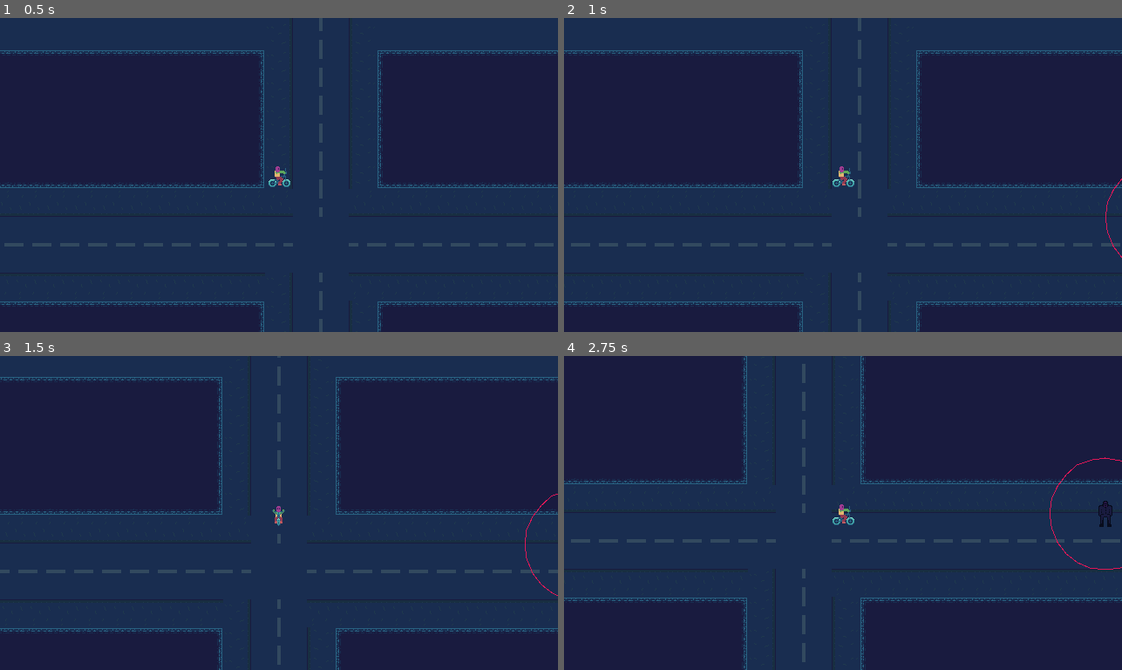
Above: before the commit, frames 1-4 (two rows, left to right).
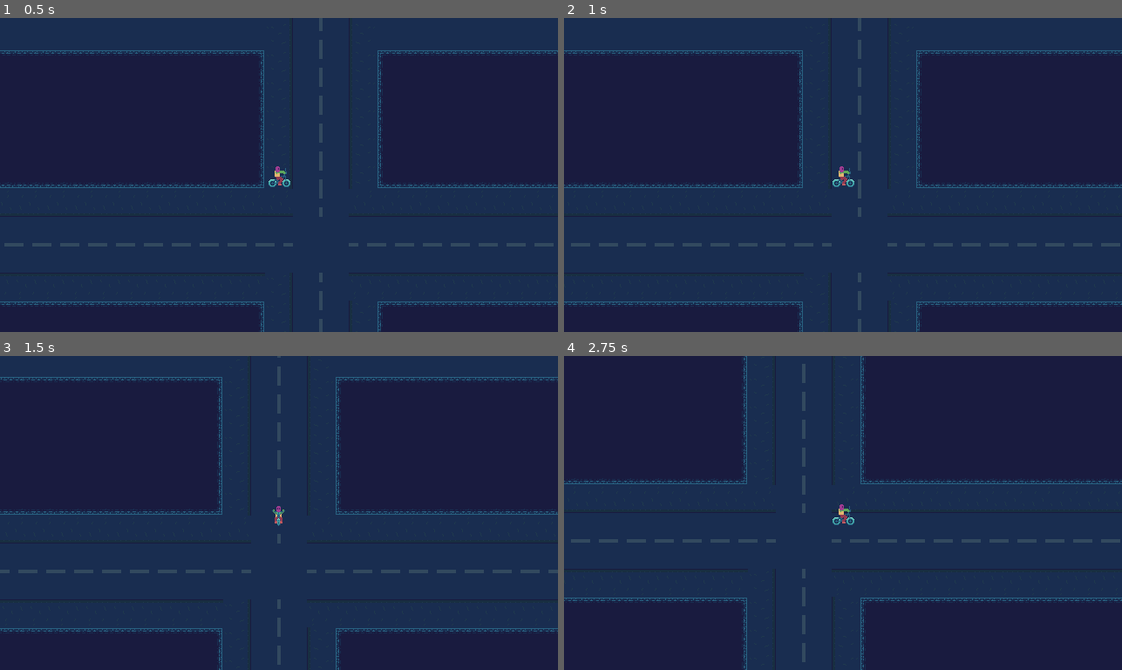
Above: after the commit, the same moments.

Repository: hawkstein/ludum-dare-59-signal
Game: Godot game, scene res://main.tscn
Same seed, same stepped clock (60 frames per second), same inputs: the game is played once before the commit and once after it.
Inputs:
- Up to frame 1 (0.5 s): no input
- Up to frame 2 (1 s): tap Enter at 0.5 s; hold Right (right) from 0.53 s (still down); tap Space (lock_line) at 0.6 s
- Up to frame 3 (1.5 s): release Right (right) at 1.28 s; hold Down (down) from 1.28 s (still down); tap Space (lock_line) at 1.35 s
- Up to frame 4 (2.75 s): release Down (down) at 2.03 s; hold Right (right) from 2.03 s (still down); tap Space (lock_line) at 2.1 s

Frame 1 is identical in both runs. In frame 2, less than 0.1% of the frame differs, in the area x 97-100%, y 51-77%; in frame 3, less than 0.1%; in frame 4, 0.2%, in the area x 87-100%, y 32-69%.

Commit message:
add spawner system for mibs

Diff:
--- a/main.gd
+++ b/main.gd
@@ -8,8 +8,9 @@
 @onready var tile_map_layer: TileMapLayer = $TileMapLayer
 @onready var message_layer: MessageLayer = $MessageLayer
 
+const MAN_IN_BLACK = preload("uid://d2ag0ing1neyp")
+const TRANSMITTER = preload("uid://c7v1iqui8bx7a")
 
-const TRANSMITTER = preload("uid://c7v1iqui8bx7a")
 var _transmitter_location := Vector2.ZERO
 var _transmitters_found := 0
 
@@ -76,3 +77,76 @@
 
 func _switch_to_win() -> void:
 	get_tree().change_scene_to_file("res://narrative/win.tscn")
+
+
+func _on_spawn_timer_timeout() -> void:
+	if player.current_direction == Vector2i.ZERO:
+		return
+	var mib_position := _find_spawn_position()
+	if mib_position != Vector2.ZERO:
+		var mib := MAN_IN_BLACK.instantiate()
+		add_child(mib)
+		mib.position = mib_position
+		mib.add_to_group("mib")
+		print("spawned man in black")
+	else:
+		print("could not find spawn position for mib")
+
+func _find_spawn_position(
+) -> Vector2:
+	var viewport_rect := get_viewport().get_visible_rect()
+	var canvas_transform := get_canvas_transform()
+	var world_rect := Rect2(
+		-canvas_transform.origin / canvas_transform.get_scale(),
+		viewport_rect.size / canvas_transform.get_scale()
+	)
+
+	var margin: float = 64.0
+	var max_attempts := 5
+	for _i in max_attempts:
+		var point := _point_in_front_of_player(world_rect, player.current_direction, margin)
+		var tile_coords := tile_map_layer.local_to_map(tile_map_layer.to_local(point))
+
+		if _tile_without_collision(tile_coords) and _away_from_transmitter(point):
+			return point
+
+	return Vector2.ZERO
+
+
+func _point_in_front_of_player(
+	rect: Rect2, facing: Vector2i, margin: float
+) -> Vector2:
+	var pos := Vector2.ZERO
+
+	match facing:
+		Vector2i.RIGHT:
+			pos.x = rect.end.x + margin + randf() * margin
+			pos.y = randf_range(rect.position.y, rect.end.y)
+		Vector2i.LEFT:
+			pos.x = rect.position.x - margin - randf() * margin
+			pos.y = randf_range(rect.position.y, rect.end.y)
+		Vector2i.DOWN:
+			pos.y = rect.end.y + margin + randf() * margin
+			pos.x = randf_range(rect.position.x, rect.end.x)
+		Vector2i.UP:
+			pos.y = rect.position.y - margin - randf() * margin
+			pos.x = randf_range(rect.position.x, rect.end.x)
+
+	return pos
+
+
+func _tile_without_collision(coords: Vector2i) -> bool:
+	var tile_data := tile_map_layer.get_cell_tile_data(coords)
+	if tile_data == null:
+		return false
+
+	var physics_layers_count := tile_map_layer.tile_set.get_physics_layers_count()
+	for i in physics_layers_count:
+		if tile_data.get_collision_polygons_count(i) > 0:
+			return false
+
+	return true
+
+func _away_from_transmitter(mib_position: Vector2) -> bool:
+	var min_distance := 96 # 64 radius of mib + 1 tile 32px
+	return _transmitter_location.distance_to(mib_position) > min_distance
--- a/main.tscn
+++ b/main.tscn
@@ -3,7 +3,6 @@
 [ext_resource type="Script" uid="uid://bnq1urer87s81" path="res://main.gd" id="1_7mycd"]
 [ext_resource type="Texture2D" uid="uid://biquxa6irwrvo" path="res://world/tileset.png" id="1_ig7tw"]
 [ext_resource type="PackedScene" uid="uid://b42be3axcv1gi" path="res://player/player.tscn" id="2_0xm2m"]
-[ext_resource type="PackedScene" uid="uid://d2ag0ing1neyp" path="res://world/man-in-black.tscn" id="5_7mycd"]
 [ext_resource type="PackedScene" uid="uid://bp7i41v83uu7d" path="res://map/triangulation-map.tscn" id="5_lquwl"]
 [ext_resource type="PackedScene" uid="uid://bq55n43thac71" path="res://messages/message_layer.tscn" id="6_7mycd"]
 
@@ -69,135 +68,12 @@
 
 [node name="TriangulationMap" parent="MapLayer" unique_id=1199848996 instance=ExtResource("5_lquwl")]
 
-[node name="MIB" type="Node2D" parent="." unique_id=1108705490]
+[node name="MessageLayer" parent="." unique_id=1599695556 instance=ExtResource("6_7mycd")]
 
-[node name="ManInBlack" parent="MIB" unique_id=411042188 instance=ExtResource("5_7mycd")]
-position = Vector2(506, 206)
-
-[node name="ManInBlack2" parent="MIB" unique_id=925773998 instance=ExtResource("5_7mycd")]
-position = Vector2(33, 496)
-
-[node name="ManInBlack3" parent="MIB" unique_id=1941331492 instance=ExtResource("5_7mycd")]
-position = Vector2(-682, 370)
-
-[node name="ManInBlack4" parent="MIB" unique_id=1566894205 instance=ExtResource("5_7mycd")]
-position = Vector2(-376, -153)
-
-[node name="ManInBlack5" parent="MIB" unique_id=2042693250 instance=ExtResource("5_7mycd")]
-position = Vector2(-676, -479)
-
-[node name="ManInBlack6" parent="MIB" unique_id=1565786403 instance=ExtResource("5_7mycd")]
-position = Vector2(-1517, -122)
-
-[node name="ManInBlack7" parent="MIB" unique_id=1461990663 instance=ExtResource("5_7mycd")]
-position = Vector2(-1729, -490)
-
-[node name="ManInBlack8" parent="MIB" unique_id=1307266438 instance=ExtResource("5_7mycd")]
-position = Vector2(-1468, -903)
-
-[node name="ManInBlack9" parent="MIB" unique_id=738105442 instance=ExtResource("5_7mycd")]
-position = Vector2(-236, -848)
-
-[node name="ManInBlack10" parent="MIB" unique_id=609380864 instance=ExtResource("5_7mycd")]
-position = Vector2(770, -639)
-
-[node name="ManInBlack11" parent="MIB" unique_id=1250802020 instance=ExtResource("5_7mycd")]
-position = Vector2(1001, -1188)
-
-[node name="ManInBlack12" parent="MIB" unique_id=1240302542 instance=ExtResource("5_7mycd")]
-position = Vector2(621, -907)
-
-[node name="ManInBlack13" parent="MIB" unique_id=287690179 instance=ExtResource("5_7mycd")]
-position = Vector2(719, -189)
-
-[node name="ManInBlack14" parent="MIB" unique_id=1461205835 instance=ExtResource("5_7mycd")]
-position = Vector2(389, -560)
-
-[node name="ManInBlack15" parent="MIB" unique_id=1769580926 instance=ExtResource("5_7mycd")]
-position = Vector2(997, 384)
-
-[node name="ManInBlack16" parent="MIB" unique_id=263762965 instance=ExtResource("5_7mycd")]
-position = Vector2(997, 961)
-
-[node name="ManInBlack17" parent="MIB" unique_id=276704920 instance=ExtResource("5_7mycd")]
-position = Vector2(275, 987)
-
-[node name="ManInBlack18" parent="MIB" unique_id=2127689031 instance=ExtResource("5_7mycd")]
-position = Vector2(-673, 871)
-
-[node name="ManInBlack39" parent="MIB" unique_id=823034490 instance=ExtResource("5_7mycd")]
-position = Vector2(-1247, 513)
-
-[node name="ManInBlack40" parent="MIB" unique_id=846547283 instance=ExtResource("5_7mycd")]
-position = Vector2(-1514, 968)
-
-[node name="ManInBlack41" parent="MIB" unique_id=1489117153 instance=ExtResource("5_7mycd")]
-position = Vector2(-1507, 359)
-
-[node name="ManInBlack42" parent="MIB" unique_id=346185186 instance=ExtResource("5_7mycd")]
-position = Vector2(-1507, 359)
-
-[node name="ManInBlack19" parent="MIB" unique_id=1156431815 instance=ExtResource("5_7mycd")]
-position = Vector2(-1058, 1354)
-
-[node name="ManInBlack20" parent="MIB" unique_id=2101971741 instance=ExtResource("5_7mycd")]
-position = Vector2(-1923, 1036)
-
-[node name="ManInBlack21" parent="MIB" unique_id=570022545 instance=ExtResource("5_7mycd")]
-position = Vector2(-2270, 610)
-
-[node name="ManInBlack22" parent="MIB" unique_id=1008107278 instance=ExtResource("5_7mycd")]
-position = Vector2(-2027, 258)
-
-[node name="ManInBlack23" parent="MIB" unique_id=1099294729 instance=ExtResource("5_7mycd")]
-position = Vector2(-1712, 1662)
-
-[node name="ManInBlack24" parent="MIB" unique_id=546838722 instance=ExtResource("5_7mycd")]
-position = Vector2(165, 1384)
-
-[node name="ManInBlack25" parent="MIB" unique_id=368414119 instance=ExtResource("5_7mycd")]
-position = Vector2(1633, 1356)
-
-[node name="ManInBlack26" parent="MIB" unique_id=714760127 instance=ExtResource("5_7mycd")]
-position = Vector2(1835, 678)
-
-[node name="ManInBlack27" parent="MIB" unique_id=1142795631 instance=ExtResource("5_7mycd")]
-position = Vector2(1539, 568)
-
-[node name="ManInBlack28" parent="MIB" unique_id=764157220 instance=ExtResource("5_7mycd")]
-position = Vector2(2258, 272)
-
-[node name="ManInBlack29" parent="MIB" unique_id=2072958855 instance=ExtResource("5_7mycd")]
-position = Vector2(1557, -144)
-
-[node name="ManInBlack30" parent="MIB" unique_id=1384989478 instance=ExtResource("5_7mycd")]
-position = Vector2(1628, -470)
-
-[node name="ManInBlack31" parent="MIB" unique_id=839563890 instance=ExtResource("5_7mycd")]
-position = Vector2(1911, -773)
-
-[node name="ManInBlack32" parent="MIB" unique_id=1458343704 instance=ExtResource("5_7mycd")]
-position = Vector2(2478, -959)
-
-[node name="ManInBlack33" parent="MIB" unique_id=1401646368 instance=ExtResource("5_7mycd")]
-position = Vector2(1635, -863)
-
-[node name="ManInBlack34" parent="MIB" unique_id=638880005 instance=ExtResource("5_7mycd")]
-position = Vector2(2294, 952)
-
-[node name="ManInBlack35" parent="MIB" unique_id=1825378605 instance=ExtResource("5_7mycd")]
-position = Vector2(2264, 1343)
-
-[node name="ManInBlack36" parent="MIB" unique_id=1988890960 instance=ExtResource("5_7mycd")]
-position = Vector2(1224, 1244)
-
-[node name="ManInBlack37" parent="MIB" unique_id=1822102518 instance=ExtResource("5_7mycd")]
-position = Vector2(1272, 1676)
-
-[node name="ManInBlack38" parent="MIB" unique_id=999803681 instance=ExtResource("5_7mycd")]
-position = Vector2(1272, 1676)
-
-[node name="MessageLayer" parent="." unique_id=1599695556 instance=ExtResource("6_7mycd")]
+[node name="SpawnTimer" type="Timer" parent="." unique_id=591964598 groups=["mib"]]
+wait_time = 3.0
+autostart = true
 
 [connection signal="map_closed" from="MapLayer/TriangulationMap" to="." method="_on_triangulation_map_map_closed"]
 [connection signal="signal_triangulated" from="MapLayer/TriangulationMap" to="." method="_on_triangulation_map_signal_triangulated"]
+[connection signal="timeout" from="SpawnTimer" to="." method="_on_spawn_timer_timeout"]
--- a/world/man-in-black.tscn
+++ b/world/man-in-black.tscn
@@ -25,4 +25,13 @@
 position = Vector2(0, -13)
 texture = ExtResource("2_vqdas")
 
+[node name="VisibleOnScreenNotifier2D" type="VisibleOnScreenNotifier2D" parent="." unique_id=411430010]
+position = Vector2(0, -13)
+rect = Rect2(-80, -78, 160, 156)
+
+[node name="DespawnTimer" type="Timer" parent="." unique_id=465433856]
+
 [connection signal="body_entered" from="Area2D" to="." method="_on_area_2d_body_entered"]
+[connection signal="screen_entered" from="VisibleOnScreenNotifier2D" to="." method="_on_visible_on_screen_notifier_2d_screen_entered"]
+[connection signal="screen_exited" from="VisibleOnScreenNotifier2D" to="." method="_on_visible_on_screen_notifier_2d_screen_exited"]
+[connection signal="timeout" from="DespawnTimer" to="." method="_on_despawn_timer_timeout"]
--- a/world/man_in_black.gd
+++ b/world/man_in_black.gd
@@ -1,5 +1,6 @@
 extends Node2D
 
+@onready var despawn_timer: Timer = $DespawnTimer
 
 func _on_area_2d_body_entered(body: Node2D) -> void:
 	if body.has_method("reset"):
@@ -8,3 +9,16 @@
 
 func _switch_to_start_again() -> void:
 	get_tree().change_scene_to_file("res://narrative/start-again.tscn")
+
+
+func _on_visible_on_screen_notifier_2d_screen_exited() -> void:
+	despawn_timer.start(randi_range(5, 10))
+
+
+func _on_despawn_timer_timeout() -> void:
+	print("despawning man in black")
+	call_deferred("queue_free")
+
+
+func _on_visible_on_screen_notifier_2d_screen_entered() -> void:
+	despawn_timer.stop()
